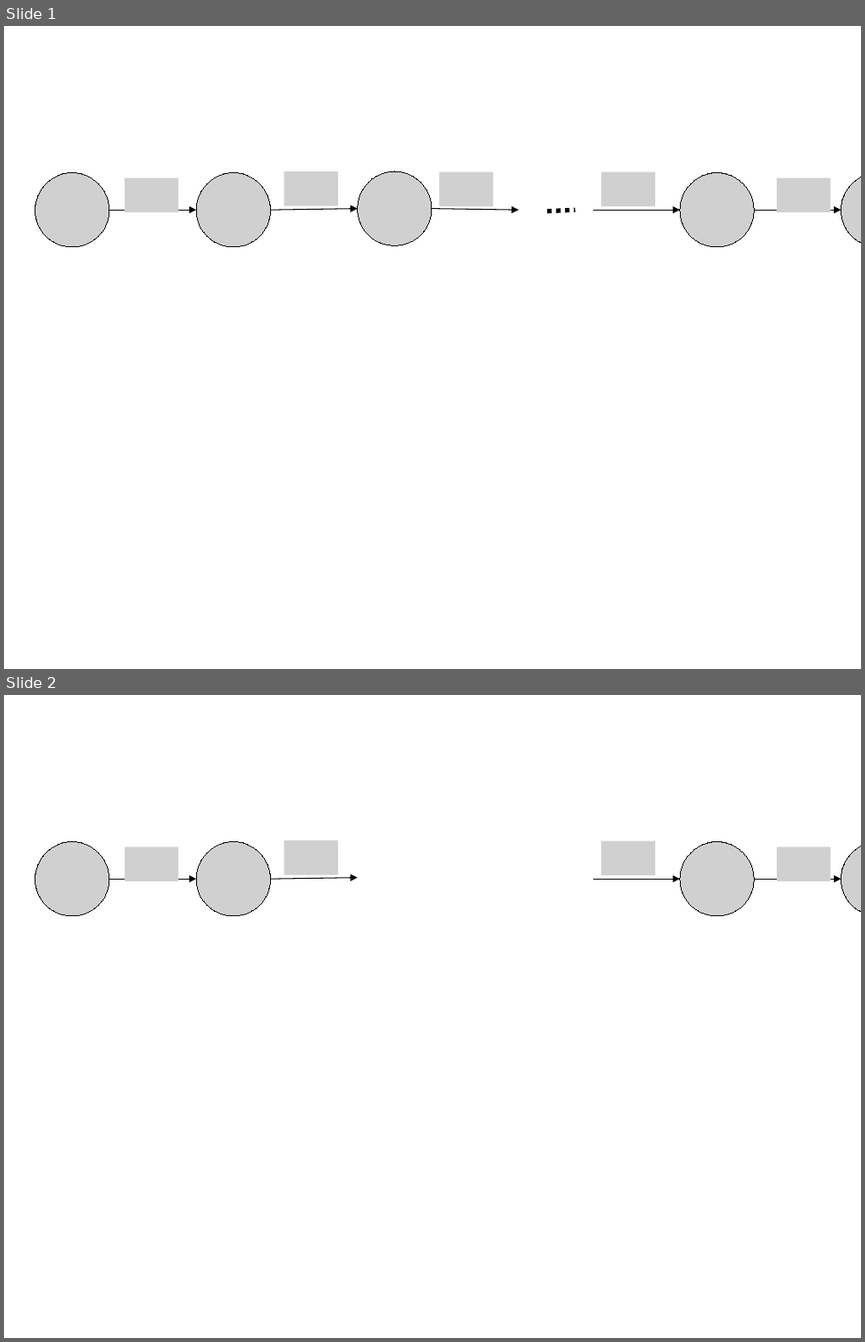
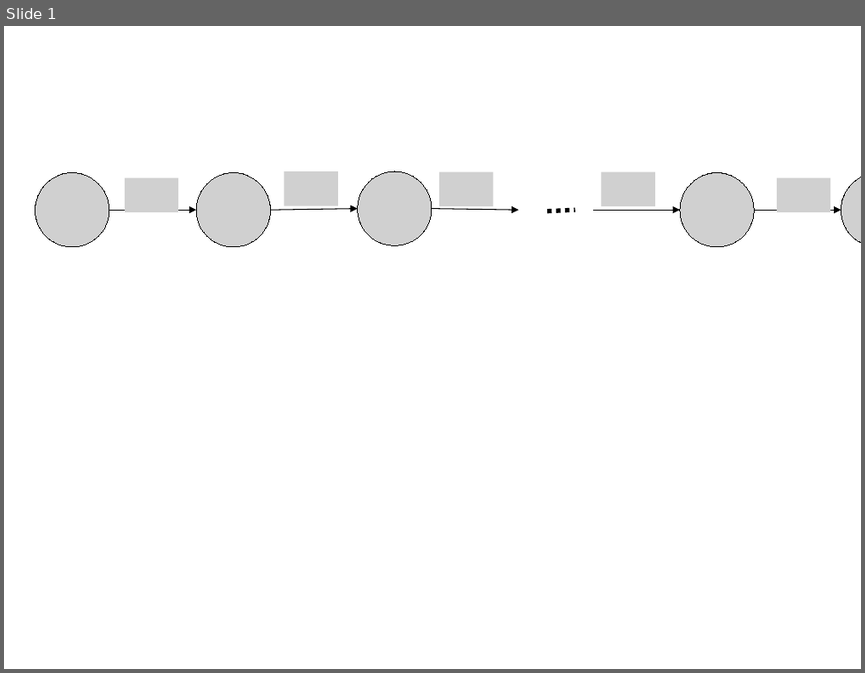
Before and after one commit to chenwangnida/PhD_proposal, a slide deck: FiguresPaper.pptx. Shown one above the other, each under a label of ours: slides 1 and 2 before the commit, slide 1 after it. The pictures are 865x1342 and 865x673 pixels, drawn with LibreOffice and Linux fonts; fonts in the diff are those of the drawing; grey boxes stand for pictures. Boxes give left, top, right and bottom in pixels: in the first picture for what was removed or moved away, otherwise in the second. Text is boxed around its words. In the diff, an @@ line names an element or a change of style, - is before the commit and + after.

```diff
--- a/FiguresPaper.pptx
+++ b/FiguresPaper.pptx
@@ slide 2 removed at [4,695,861,1338], background #FFFFFF @@
@@ picture removed at [35,841,109,916] @@
@@ picture removed at [125,846,179,881] @@
@@ picture removed at [196,841,270,916] @@
@@ picture removed at [284,840,338,875] @@
@@ picture removed at [602,840,655,875] @@
@@ picture removed at [680,841,755,916] @@
@@ picture removed at [777,846,831,881] @@
@@ picture removed at [841,841,861,916] @@
@@ arrow removed from (109, 879) to (196, 879) @@
@@ arrow removed from (270, 879) to (357, 878) @@
@@ arrow removed from (592, 879) to (680, 879) @@
@@ arrow removed from (754, 879) to (841, 879) @@
```
Also in this commit, not shown: 1 slide added, 13 other files.
